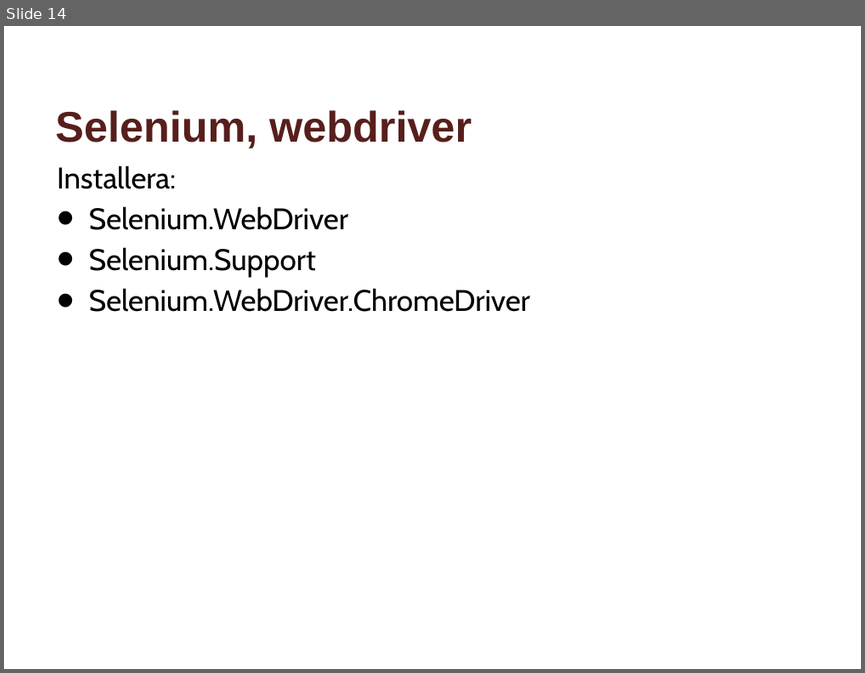
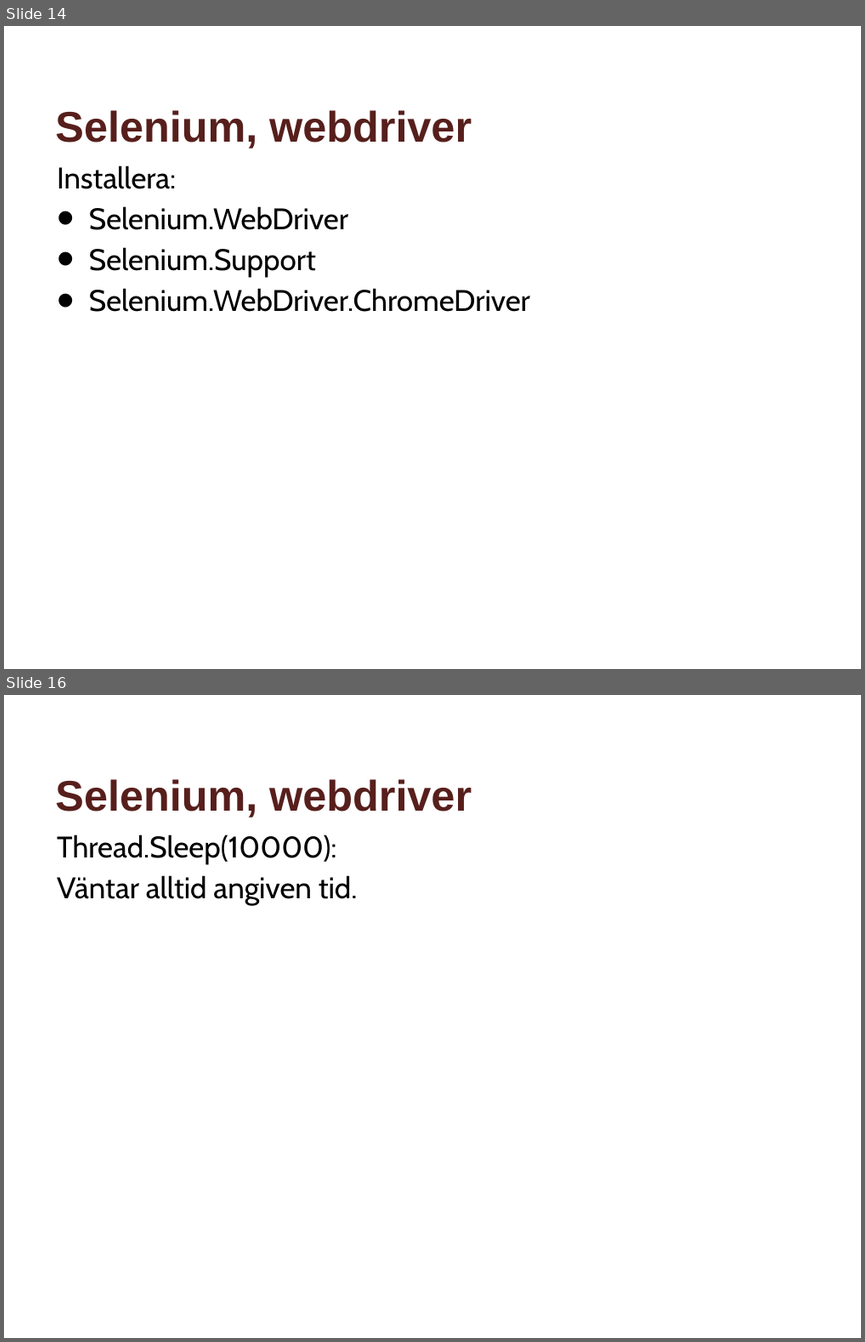
Before and after one commit to andekd/Webdriver-in-VS2015, a slide deck: Selenium_VS2015_Bas.pptx. Shown one above the other, each under a label of ours: slide 14 before the commit, slides 14 and 16 after it; the slides between them are not shown. The pictures are 865x673 and 865x1342 pixels, drawn with LibreOffice and Linux fonts; fonts in the diff are those of the drawing; background and template pictures are left out. Boxes give left, top, right and bottom in pixels: in the first picture for what was removed or moved away, otherwise in the second. Text is boxed around its words. In the diff, an @@ line names an element or a change of style, - is before the commit and + after.

```diff
--- a/Selenium_VS2015_Bas.pptx
+++ b/Selenium_VS2015_Bas.pptx
@@ slide 16 added at [4,695,861,1338], background #FFFFFF @@
@@ title added at [55,779,472,817], 36 pt, text #571F1C, bold @@
+Selenium, webdriver
@@ text added at [57,834,358,906], 25 pt, text #000000 @@
+Thread.Sleep(10000):
+Väntar alltid angiven tid.
```
Also in this commit, not shown: 4 other slides added, 7 other files.
